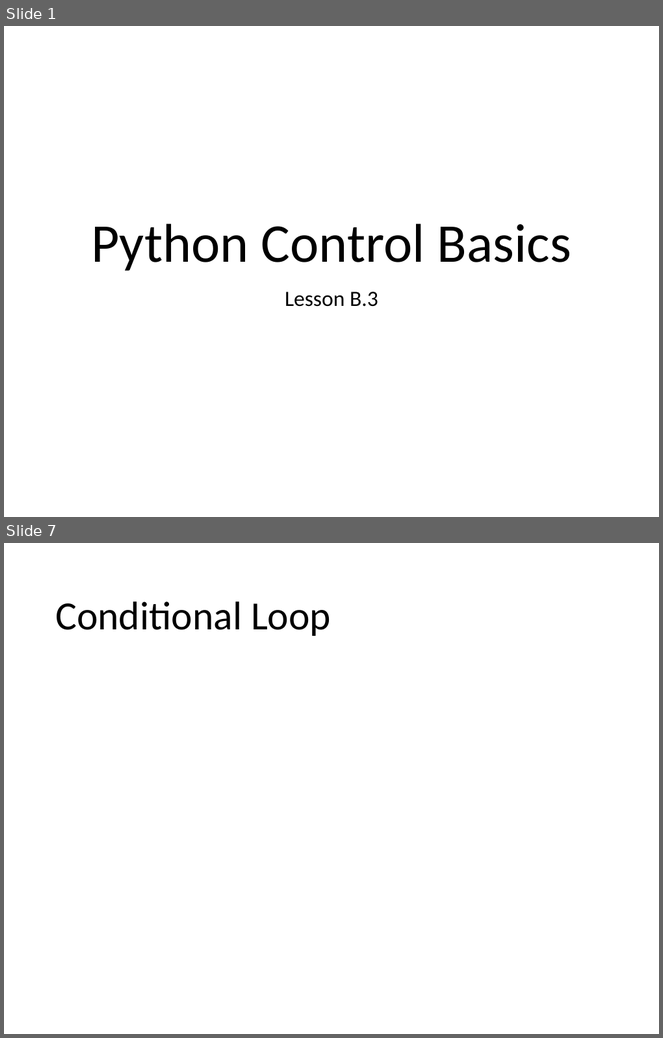
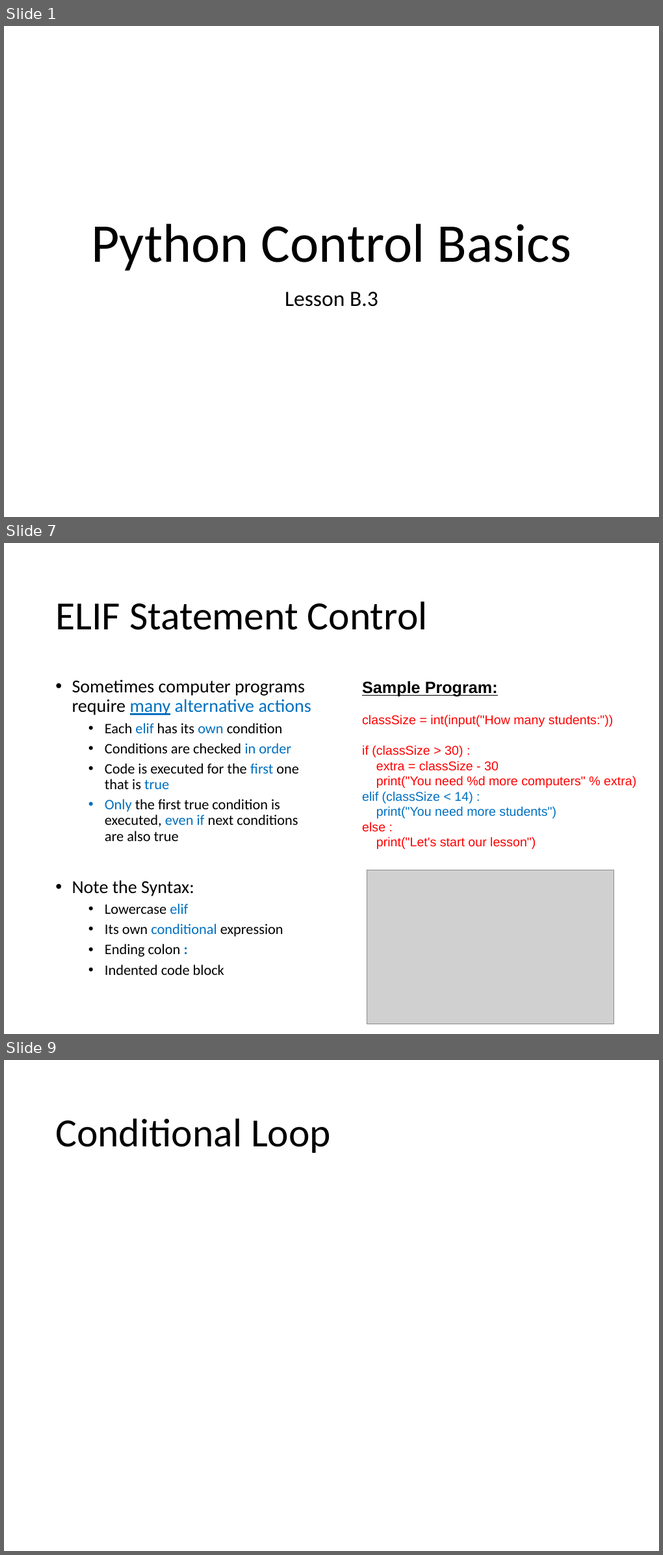
Before and after one commit to Greg5519/ICS2O0, a slide deck: Topic B Programming Introduction/B.3 Lesson - Python Control Basics.pptx. Shown one above the other, each under a label of ours: slides 1 and 7 before the commit, slides 1, 7 and 9 after it; the slides between them are not shown. The pictures are 663x1038 and 663x1555 pixels, drawn with LibreOffice and Linux fonts; fonts in the diff are those of the drawing; grey boxes stand for pictures. Boxes give left, top, right and bottom in pixels: in the first picture for what was removed or moved away, otherwise in the second. Text is boxed around its words. In the diff, an @@ line names an element or a change of style, - is before the commit and + after.

```diff
--- a/Topic B Programming Introduction/B.3 Lesson - Python Control Basics.pptx
+++ b/Topic B Programming Introduction/B.3 Lesson - Python Control Basics.pptx
@@ slide 7 added at [4,543,659,1034], background #FFFFFF @@
@@ title added at [55,601,428,630], 44 pt, text #000000 @@
+ELIF Statement Control
@@ text added at [72,679,311,975], 16 pt, text #000000 @@
+• Sometimes computer programs require many alternative actions
+  • Each elif has its own condition
+  • Conditions are checked in order
+  • Code is executed for the first one that is true
+  • Only the first true condition is executed, even if next conditions are also true
+• Note the Syntax:
+  • Lowercase elif
+  • Its own conditional expression
+  • Ending colon :
+  • Indented code block
@@ text added at [362,681,636,849], 14 pt, text #FF0000 @@
+Sample Program:
+classSize = int(input("How many students:"))
+if (classSize > 30) :
+extra = classSize - 30
+print("You need %d more computers" % extra)
+elif (classSize < 14) :
+print("You need more students")
+else :
+print("Let's start our lesson")
@@ picture added at [367,870,614,1024] @@
@@ what was slide 7 is now slide 9 @@
```
Also in this commit, not shown: 1 slide changed, 6 other slides added, 4 slides removed, 1 other file.
